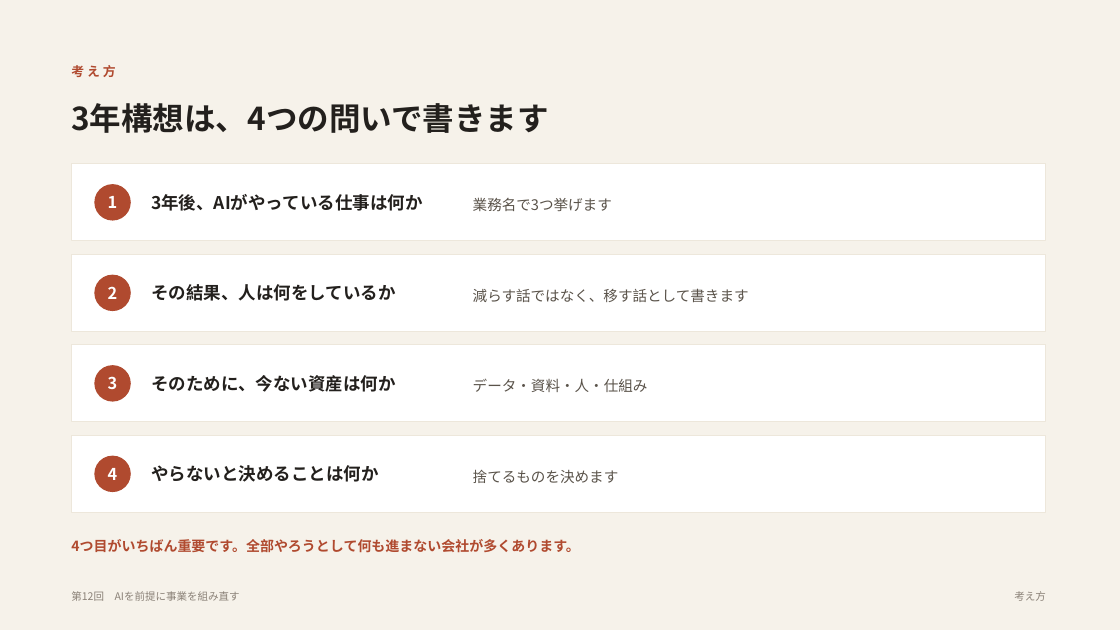
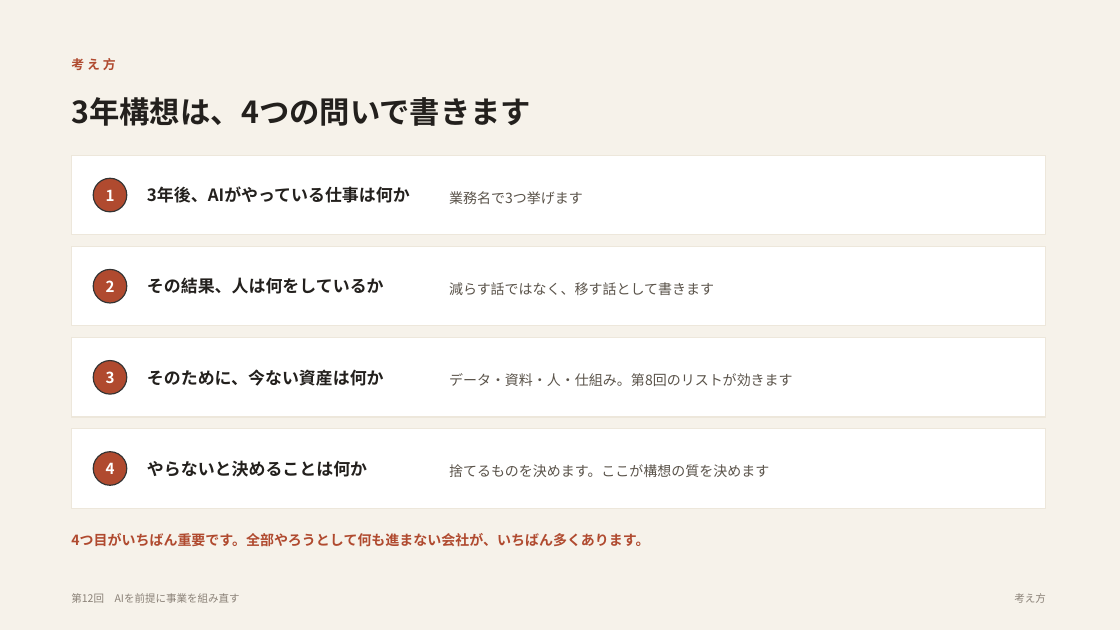
Before and after one commit to yusuke-aoki-bit/founders-ai-program, a slide deck: slide 4 of slides/pptx/第12回_AIを前提に事業を組み直す.pptx (slide 3 before the commit). Drawn at 1120x630 pixels with LibreOffice and Linux fonts; fonts in the diff are those of the drawing. Boxes give left, top, right and bottom in pixels: in the first picture for what was removed or moved away, otherwise in the second. Text is boxed around its words. In the diff, an @@ line names an element or a change of style, - is before the commit and + after.

```diff
--- a/slides/pptx/第12回_AIを前提に事業を組み直す.pptx
+++ b/slides/pptx/第12回_AIを前提に事業を組み直す.pptx
@@ text "3年構想は、4つの問いで書きます" at bbox=[71, 97, 531, 126]: size 27 to 26 pt @@
@@ rectangle: place and size @@
-rectangle at bbox=[71, 164, 1046, 241]
+rectangle at bbox=[71, 155, 1046, 234]
@@ 4 ellipses, 2 texts, 2 rectangles: place and size @@
-4 ellipses, 2 texts, 2 rectangles at bbox=[71, 65, 1046, 513]
+4 ellipses, 2 texts, 2 rectangles at bbox=[71, 58, 1046, 508]
@@ size 14 to 13 pt in 4 elements at bbox=[106, 462, 115, 474], bbox=[106, 371, 115, 383], bbox=[106, 280, 115, 292], bbox=[106, 189, 115, 201] @@
@@ outline #B04A2F 1 pt to #333333 1 pt in 4 elements at bbox=[93, 452, 127, 486], bbox=[93, 360, 127, 394], bbox=[93, 270, 127, 303], bbox=[93, 178, 127, 212] @@
@@ size 15 to 14.5 pt in 4 elements at bbox=[147, 460, 367, 477], bbox=[147, 277, 384, 294], bbox=[147, 369, 384, 386], bbox=[147, 186, 410, 203] @@
@@ text "3年後、AIがやっている仕事は何か": place and size @@
-text "3年後、AIがやっている仕事は何か" at bbox=[151, 194, 422, 211]
+text "3年後、AIがやっている仕事は何か" at bbox=[147, 186, 410, 203]
@@ text "業務名で3つ挙げます" at bbox=[449, 191, 583, 204]: size 12.5 to 12 pt @@
@@ text "業務名で3つ挙げます": place and size @@
-text "業務名で3つ挙げます" at bbox=[473, 197, 612, 211]
+text "業務名で3つ挙げます" at bbox=[449, 191, 583, 204]
@@ rectangle: place and size @@
-rectangle at bbox=[71, 255, 1046, 332]
+rectangle at bbox=[71, 247, 1046, 326]
@@ text "その結果、人は何をしているか": place and size @@
-text "その結果、人は何をしているか" at bbox=[151, 284, 395, 301]
+text "その結果、人は何をしているか" at bbox=[147, 277, 384, 294]
@@ text "減らす話ではなく、移す話として書きます": place and size @@
-text "減らす話ではなく、移す話として書きます" at bbox=[473, 288, 749, 302]
+text "減らす話ではなく、移す話として書きます" at bbox=[449, 282, 714, 295]
@@ text "減らす話ではなく、移す話として書きます" at bbox=[449, 282, 714, 295]: size 12.5 to 12 pt @@
@@ text at bbox=[449, 373, 793, 386]: text changed; size 12.5 to 12 pt @@
-データ・資料・人・仕組み
+データ・資料・人・仕組み。第8回のリストが効きます
@@ text at bbox=[449, 464, 769, 477]: text changed; size 12.5 to 12 pt @@
-捨てるものを決めます
+捨てるものを決めます。ここが構想の質を決めます
@@ text at bbox=[71, 533, 649, 547]: text changed @@
-4つ目がいちばん重要です。全部やろうとして何も進まない会社が多くあります。
+4つ目がいちばん重要です。全部やろうとして何も進まない会社が、いちばん多くあります。
```
Also in this commit, not shown: 4 other slides changed, 6 slides added, 1 slide removed, 24 other files.
